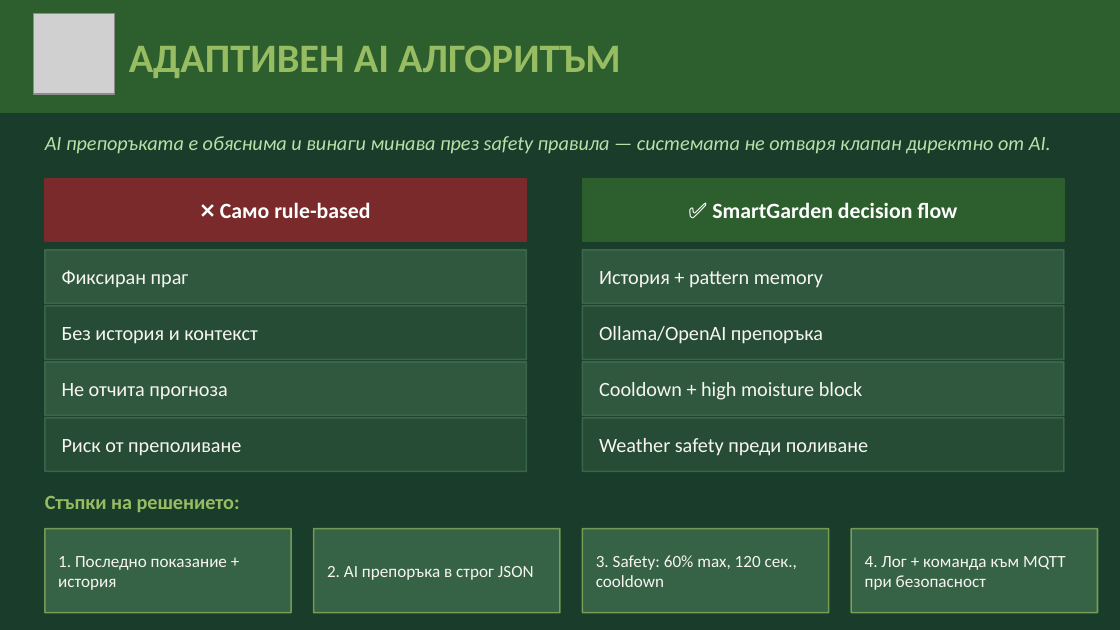
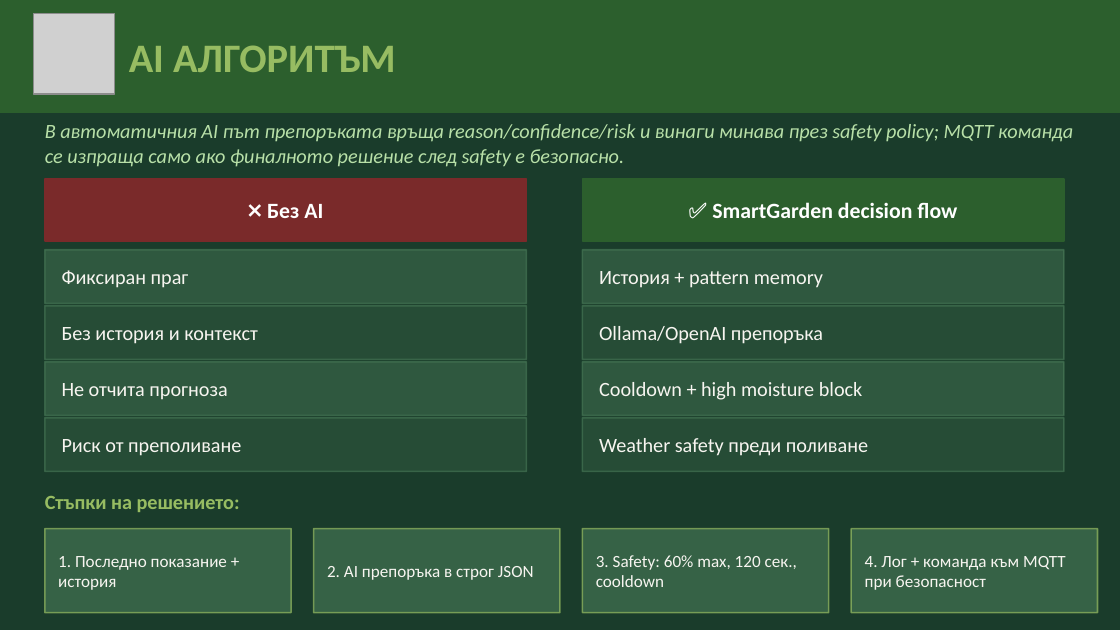
Before and after one commit to FPHAV1S/SmartGarden, a slide deck: slide 5 of SmartGarden_Presentation.pptx. Drawn at 1120x630 pixels with LibreOffice and Linux fonts; fonts in the diff are those of the drawing; grey boxes stand for pictures. Boxes give left, top, right and bottom in pixels: in the first picture for what was removed or moved away, otherwise in the second. Text is boxed around its words. In the diff, an @@ line names an element or a change of style, - is before the commit and + after.

```diff
--- a/SmartGarden_Presentation.pptx
+++ b/SmartGarden_Presentation.pptx
@@ text at bbox=[129, 45, 396, 72]: text changed @@
-АДАПТИВЕН AI АЛГОРИТЪМ
+AI АЛГОРИТЪМ
@@ text at bbox=[45, 124, 1073, 167]: text changed @@
-AI препоръката е обяснима и винаги минава през safety правила — системата не отваря клапан директно от AI.
+В автоматичния AI път препоръката връща reason/confidence/risk и винаги минава през safety policy; MQTT команда се изпраща само ако финалното решение след safety е безопасно.
@@ text at bbox=[267, 204, 323, 218]: text changed @@
-❌ Само rule-based
+❌ Без AI
```
Also in this commit, not shown: 6 other slides changed, 23 other files.
